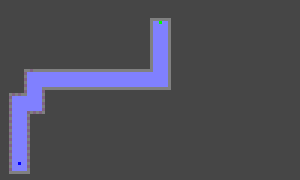
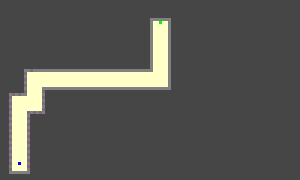
Two versions of the same layered image (300x180). Layer-by-layer changes:
painted on "Layer 1 copy" over [12, 21, 168, 171]
